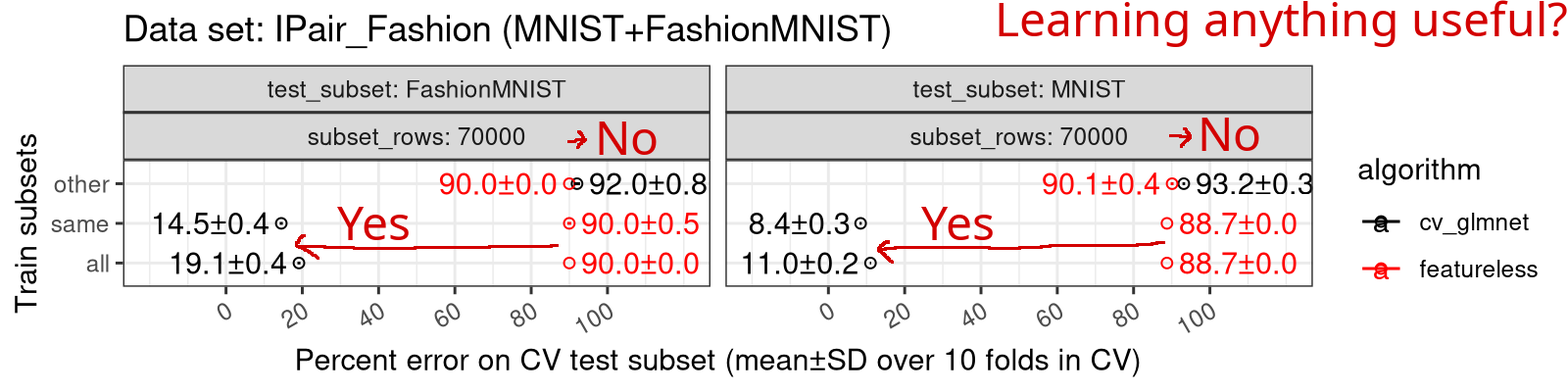
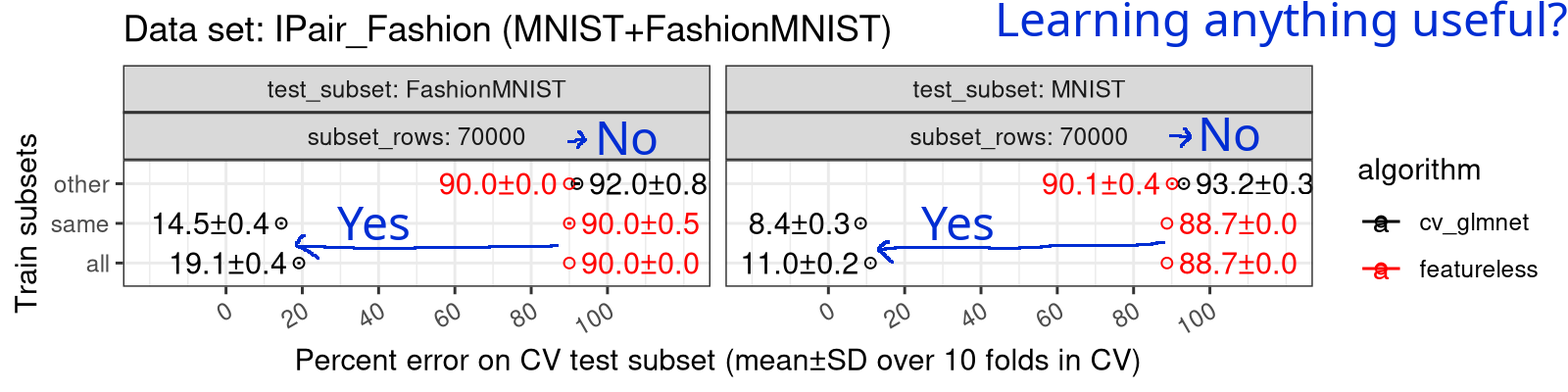
Before/after of a 1568px x 392px layered artwork. What changed in the layer stack:
painted on "No" over box(1201, 117, 1260, 151)
painted on "Yes #1" over box(921, 206, 993, 241)
painted on "Yes" over box(337, 206, 409, 241)
painted on "No #1" over box(598, 121, 657, 155)
painted on "Learning anything useful?" over box(998, 0, 1568, 48)
painted on "mask" over box(294, 127, 1192, 264)
